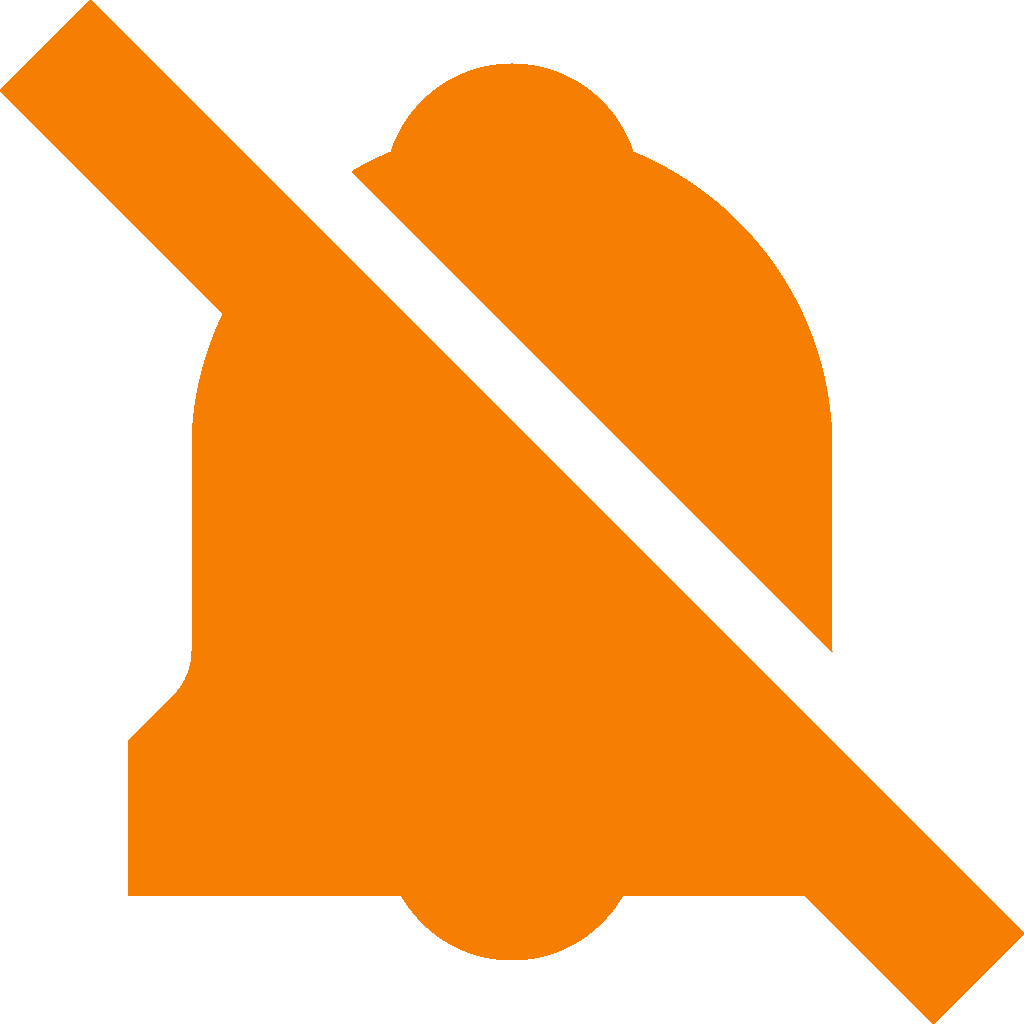
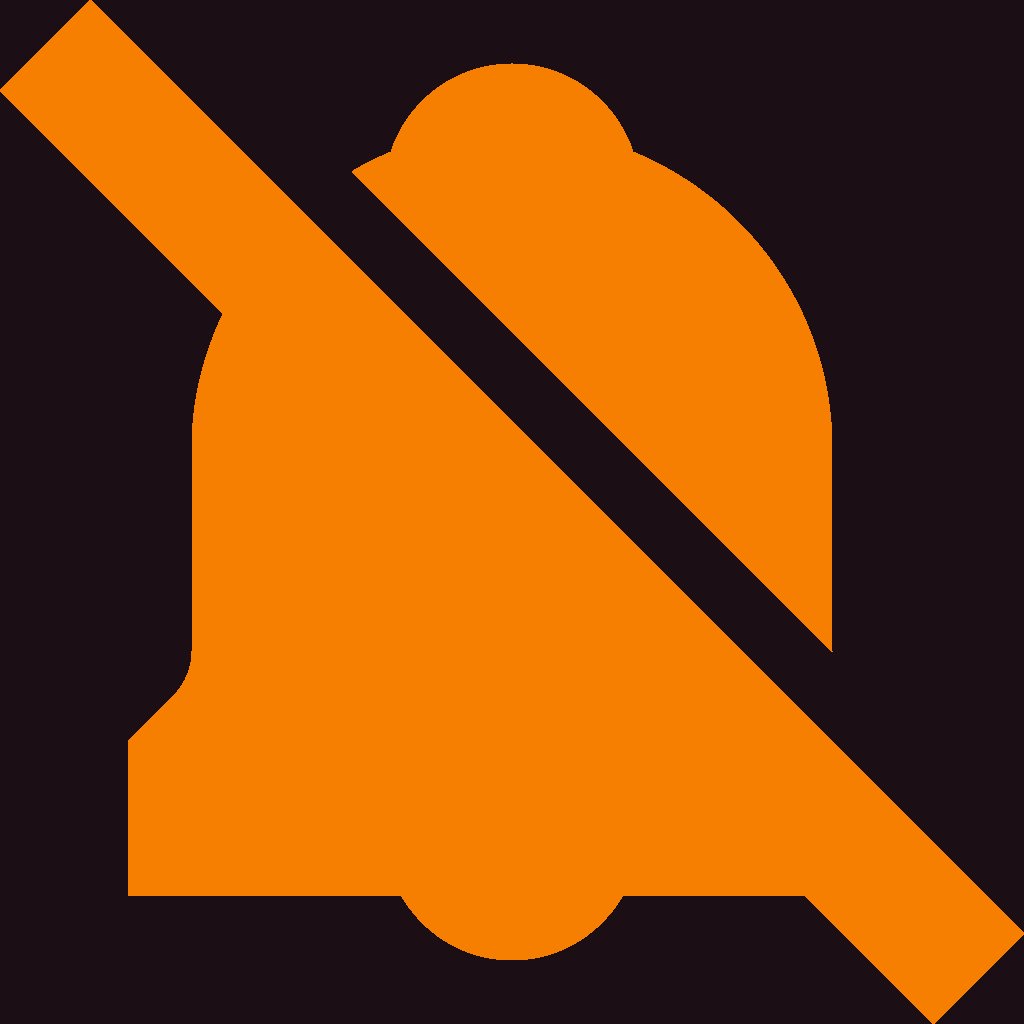
Comparing the layer stacks of the two 1024x1024 images. Changes:
added layer "background" over box(0, 0, 1024, 1024)
